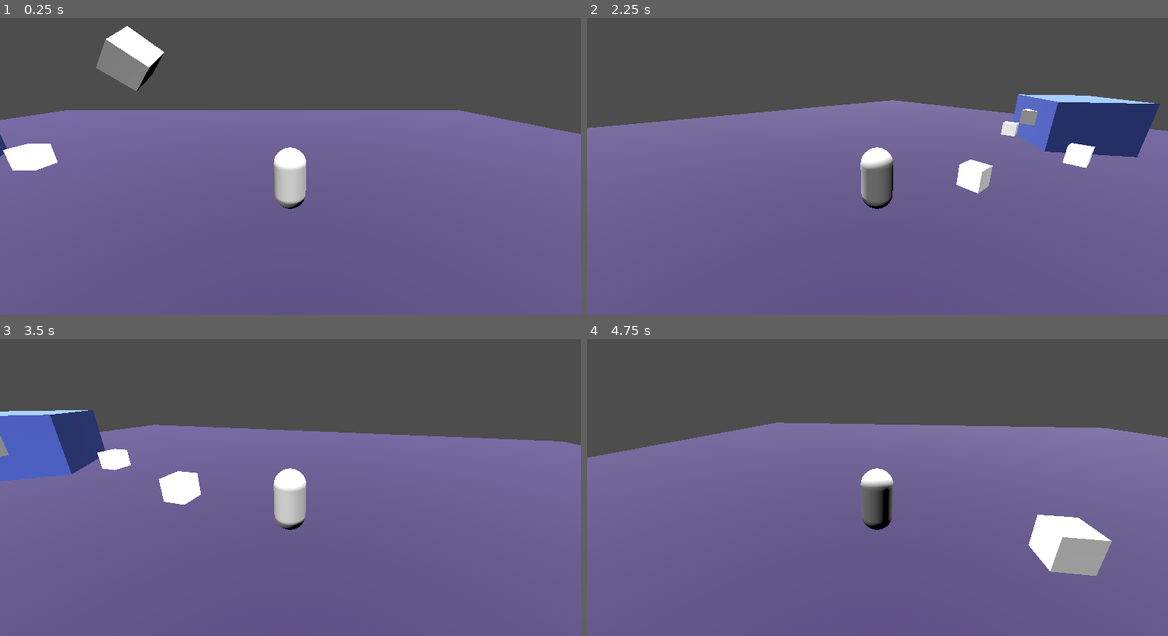
Above: before the commit, frames 1-4 (two rows, left to right).
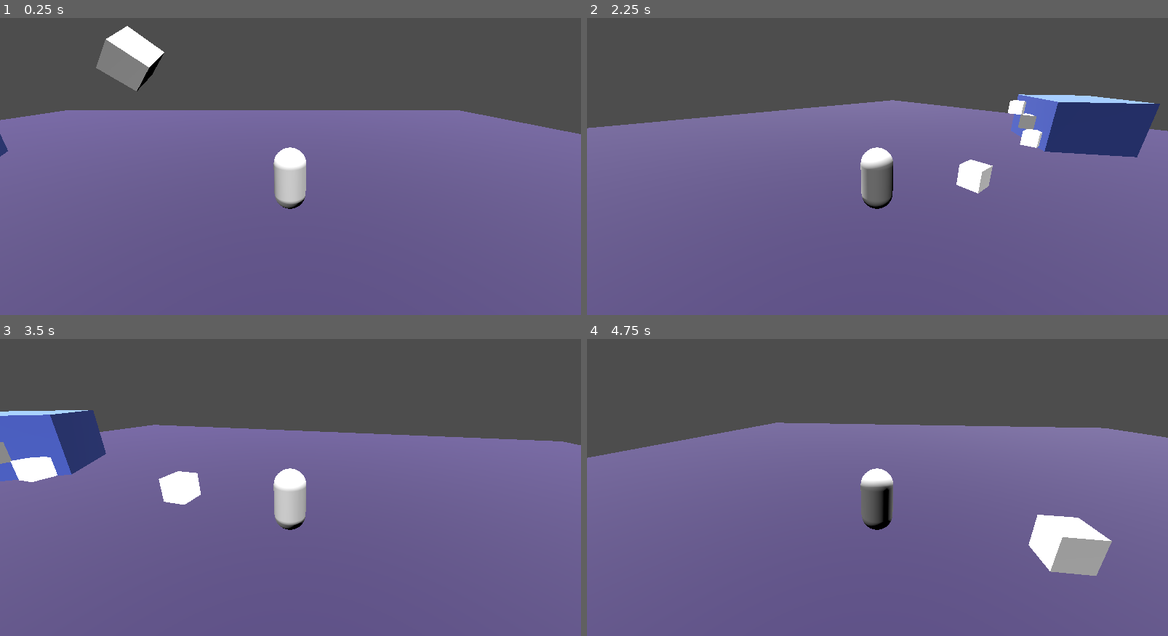
Above: after the commit, the same moments.

Repository: ouroborean/balmung
Game: Godot game, scene res://node_3d.tscn
The game is run twice, just before and just after one commit, with the same random seed, the same clock (stepped at 60 frames per second) and the same inputs. The project has no main scene, so this scene is started directly.
Inputs (mouse positions are in pixels of both pictures, inside the frame that each line leads up to):
- Up to frame 1 (0.25 s): no input
- Up to frame 2 (2.25 s): tap Enter (ui_accept) at 0.5, 0.6, 0.77, 1.07, 2.1 s; move the mouse to (1005, 136) at 0.52 s; hold D (turn_right) 0.53-1.25 s; click (1005, 136) at 0.67 s; drag from (761, 169) to (848, 216) at 1.27 s; move the mouse to (935, 80) at 2.02 s; hold D (turn_right) from 2.03 s (still down)
- Up to frame 3 (3.5 s): release D (turn_right) at 2.75 s; drag from (261, 537) to (116, 425) at 2.77 s
- Up to frame 4 (4.75 s): tap Enter (ui_accept) at 3.5, 3.6, 3.77, 4.07 s; move the mouse to (1051, 523) at 3.52 s; hold A (turn_left) 3.53-4.25 s; drag from (703, 425) to (790, 392) at 4.27 s

The runs differ from the first frame. In frame 1, 0.7% of the frame differs, in the area x 0-10%, y 42-52%; in frame 2, 0.8%; in frame 3, 0.9%, in the area x 0-23%, y 32-49%; in frame 4, nothing differs.

Commit message:
Fix coyote jump bounds and fixed velocity falling

Diff:
--- a/node_3d.tscn
+++ b/node_3d.tscn
@@ -47,8 +47,8 @@
 mesh = SubResource("BoxMesh_p55k1")
 surface_material_override/0 = SubResource("StandardMaterial3D_3aeq0")
 
-[node name="Box2" type="RigidBody3D" parent="."]
-transform = Transform3D(1, 0, 0, 0, 1, 0, 0, 0, 1, -12.6541, 2.67751, -2.51232)
+[node name="Box2" type="StaticBody3D" parent="."]
+transform = Transform3D(1, 0, 0, 0, 1, 0, 0, 0, 1, -12.6541, 2.29744, -2.51232)
 
 [node name="CollisionShape3D" type="CollisionShape3D" parent="Box2"]
 transform = Transform3D(1, 2.98023e-08, 2.98023e-08, -1.49012e-08, 1, 5.96046e-08, 0, 2.98023e-08, 1, -0.148822, -6.00815e-05, 0.318319)
@@ -59,8 +59,8 @@
 mesh = SubResource("BoxMesh_p55k1")
 surface_material_override/0 = SubResource("StandardMaterial3D_3aeq0")
 
-[node name="Box3" type="RigidBody3D" parent="."]
-transform = Transform3D(1, 0, 0, 0, 1, 0, 0, 0, 1, -8.25589, 0.705904, -7.14142)
+[node name="Box3" type="StaticBody3D" parent="."]
+transform = Transform3D(1, 0, 0, 0, 1, 0, 0, 0, 1, -9.92662, 0.762023, -4.4234)
 
 [node name="CollisionShape3D" type="CollisionShape3D" parent="Box3"]
 transform = Transform3D(1, -2.98023e-08, -2.08616e-07, 7.45058e-08, 1, -2.98023e-08, -2.38419e-07, -7.45058e-08, 1, -0.263713, -0.162267, 0.166138)
@@ -117,4 +117,5 @@
 shape = SubResource("BoxShape3D_7rns0")
 
 [node name="MeshInstance3D" type="MeshInstance3D" parent="Step"]
+transform = Transform3D(1, 0, 0, 0, 1, 0, 0, 0, 1, 0, -0.343663, 0)
 mesh = SubResource("BoxMesh_oyqk2")
--- a/scripts/character.gd
+++ b/scripts/character.gd
@@ -38,7 +38,7 @@
 
 # Values for coyote jumping
 var coyote_timer = 0.0
-var coyote_jumpable = false
+const COYOTE_LIMIT = 0.33
 
 # This stuff runs once this node is fully loaded
 func _ready():
@@ -121,17 +121,12 @@
 	if buffered_jump_timer >= 0.25:
 		buffered_jump_timer = 0.0
 		buffered_jump = false
-	if coyote_timer >= 0.2:
-		coyote_timer = 0.0
-		coyote_jumpable = false
 
 	# Add the gravity and handle floor state resets
 	if not is_on_floor():
-		if not jumping:
-			coyote_timer = 0.0
-			coyote_jumpable = true
 		velocity.y -= gravity * delta
 	if is_on_floor():
+		coyote_timer = 0.0
 		jumping = false
 		#if we've got a jump buffered, this is the moment we want to trigger it
 		#since we've just landed on the floor and we're before the normal
@@ -157,7 +152,7 @@
 	# Handle Jump (Default toggle jumping).
 
 	if Input.is_action_just_pressed("ui_accept"):
-		if is_on_floor() or coyote_jumpable:
+		if is_on_floor() or coyote_jumpable():
 			#If we press jump while on the floor, it's a normal jump
 			jumping = true
 			velocity.y = JUMP_VELOCITY
@@ -166,7 +161,6 @@
 				buffered_move = false
 			else:
 				jump_vector = Vector2(velocity.x, velocity.z)
-			coyote_jumpable = false
 		else:
 			#If we're not on the floor, we're trying to buffer a jump!
 			buffered_jump = true
@@ -212,7 +206,7 @@
 
 	# The only exception is if the user has started a jump with NO directional
 	# velocity (a 'neutral jump')
-	if not jumping or in_neutral_jump():
+	if is_on_floor() or in_neutral_jump():
 		if direction:
 			# A modifier for velocity that accounts for being in a neutral
 			# jump. If not, the modifier is just a 1x
@@ -246,3 +240,6 @@
 #Shortscript for 'any movement key pressed'
 func any_movement():
 	return Input.is_action_pressed("ui_down") or Input.is_action_pressed("ui_up") or Input.is_action_pressed("ui_left") or Input.is_action_pressed("ui_right")
+
+func coyote_jumpable():
+	return coyote_timer <= COYOTE_LIMIT and not jumping
